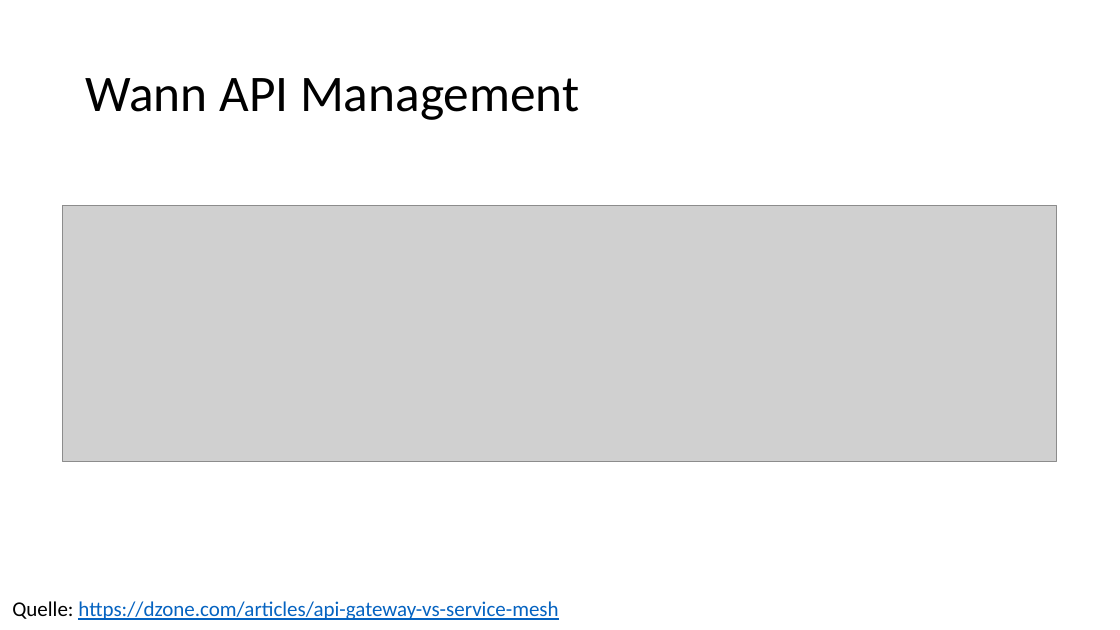
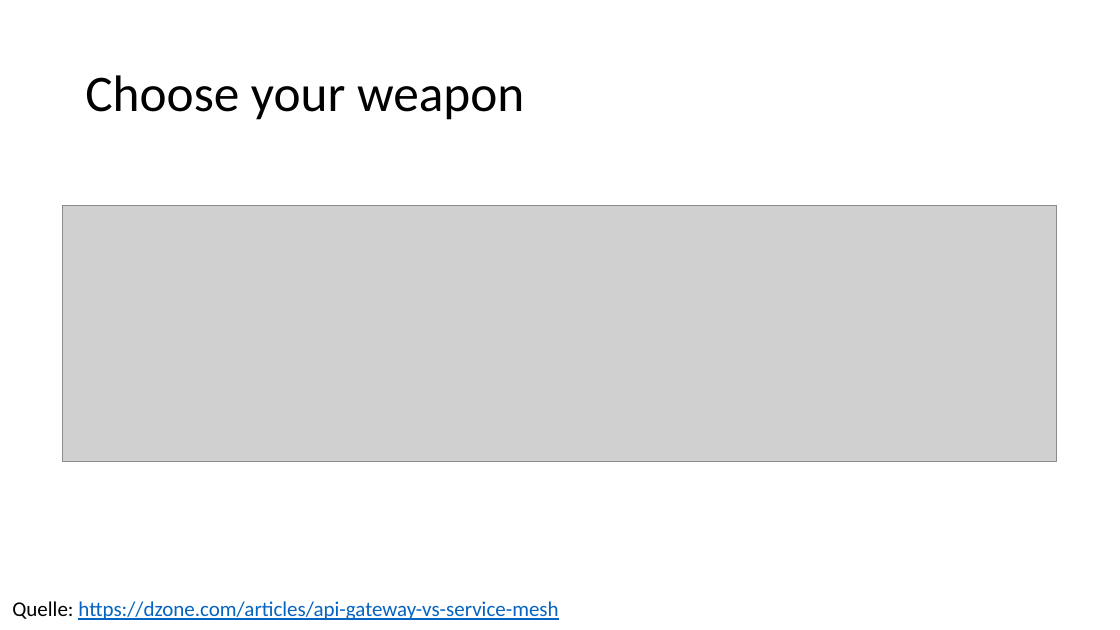
Before and after one commit to danielwagn3r/apimgmt-workshop, a slide deck: slide 7 of API Gateway.pptx (slide 6 before the commit). Drawn at 1120x630 pixels with LibreOffice and Linux fonts; fonts in the diff are those of the drawing; grey boxes stand for pictures. Boxes give left, top, right and bottom in pixels: in the first picture for what was removed or moved away, otherwise in the second. Text is boxed around its words. In the diff, an @@ line names an element or a change of style, - is before the commit and + after.

```diff
--- a/API Gateway.pptx
+++ b/API Gateway.pptx
@@ title at bbox=[85, 75, 524, 120]: text changed @@
-Wann API Management
+Choose your weapon
```
Also in this commit, not shown: 7 other slides changed, 22 slides added, 2 slides removed, 1 other file.
